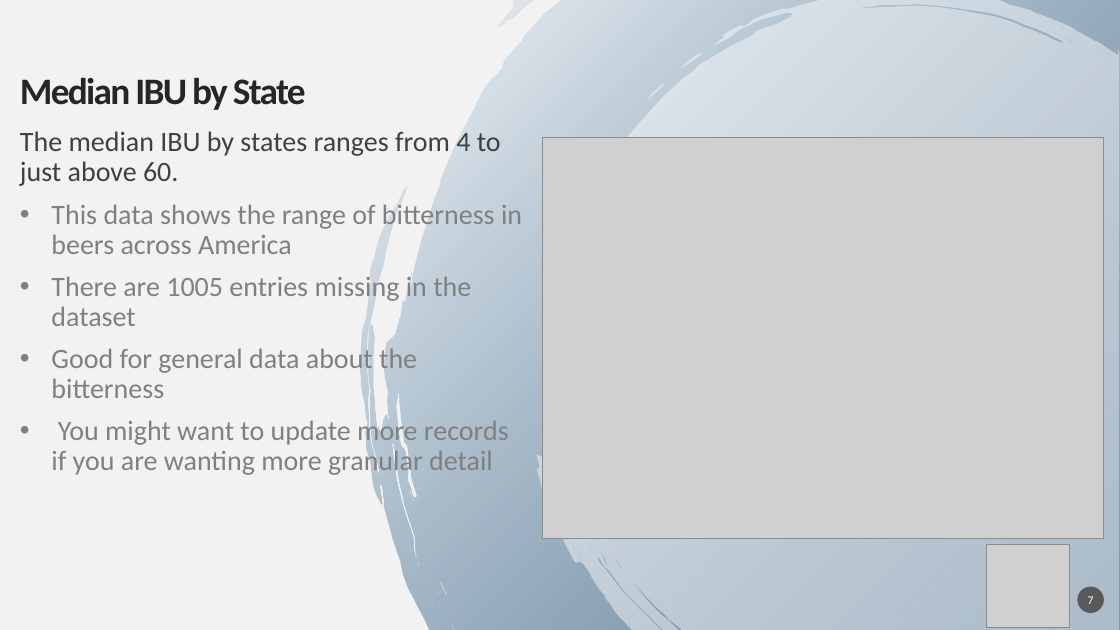
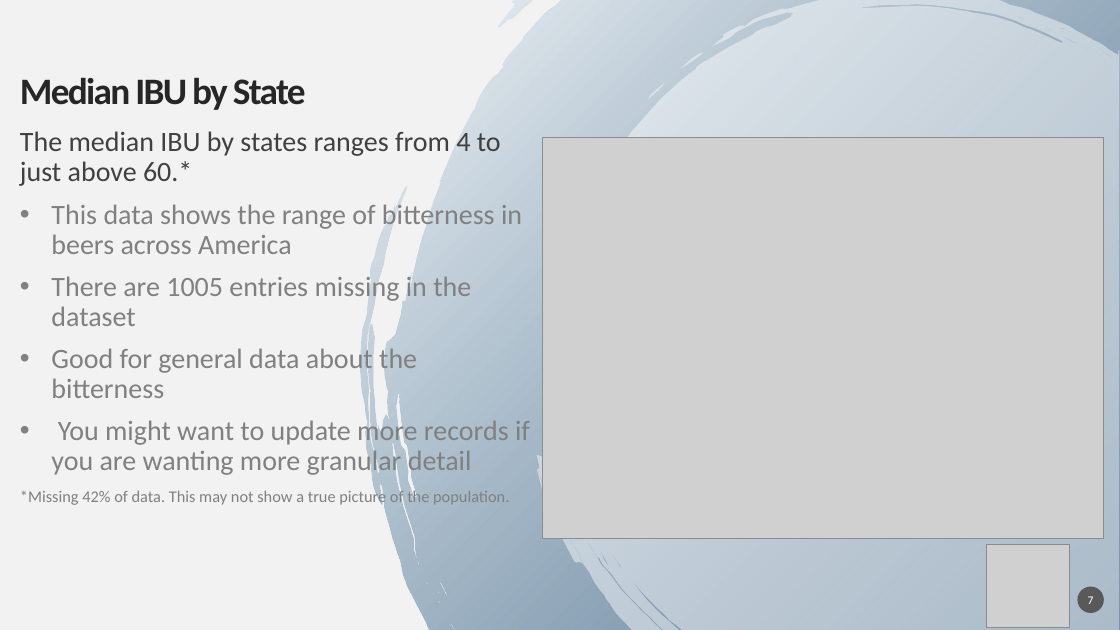
Before and after one commit to RudranilMitra/BeersAndBreweries, a slide deck: slide 7 of 2019 Brew Forward Project.pptx. Drawn at 1120x630 pixels with LibreOffice and Linux fonts; fonts in the diff are those of the drawing; grey boxes stand for pictures; background and template pictures are left out. Boxes give left, top, right and bottom in pixels: in the first picture for what was removed or moved away, otherwise in the second. Text is boxed around its words. In the diff, an @@ line names an element or a change of style, - is before the commit and + after.

```diff
--- a/2019 Brew Forward Project.pptx
+++ b/2019 Brew Forward Project.pptx
@@ text at <box>20,131,501,186</box>: text changed @@
-The median IBU by states ranges from 4 to just above 60.
+The median IBU by states ranges from 4 to just above 60.*
@@ text at <box>20,489,509,507</box>: paragraph added @@
+*Missing 42% of data. This may not show a true picture of the population.
```
Also in this commit, not shown: 7 other slides changed, 3 other files.
